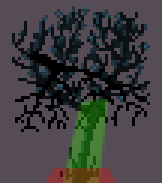
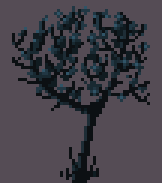
Before/after of a 162px x 183px layered artwork. What changed in the layer stack:
hid group "Areas" (2 layers) over [45, 99, 117, 183]
hid "Collider" over [45, 168, 117, 183]
hid "Hotspot" over [63, 99, 108, 183]
hid "FigTreeShadow.png" over [15, 51, 147, 132]
hid "FigTree01.png", painted on it over [30, 30, 135, 183]
hid "FigTree02.png", painted on it over [27, 12, 147, 183]
hid "FigTree03.png" over [15, 12, 147, 183]
hid "FigTree04.png" over [15, 12, 147, 183]
hid "FigTree05.png" over [15, 12, 147, 183]
hid "FigTree06.png" over [15, 12, 147, 183]
hid "FigTree07.png" over [15, 12, 147, 183]
hid "FigTree08.png" over [15, 12, 147, 183]
